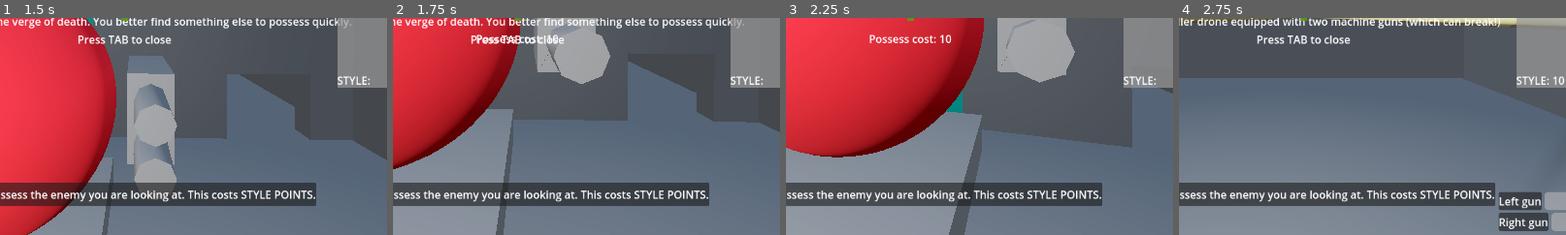
Above: before the commit, frames 1-4 (left to right).
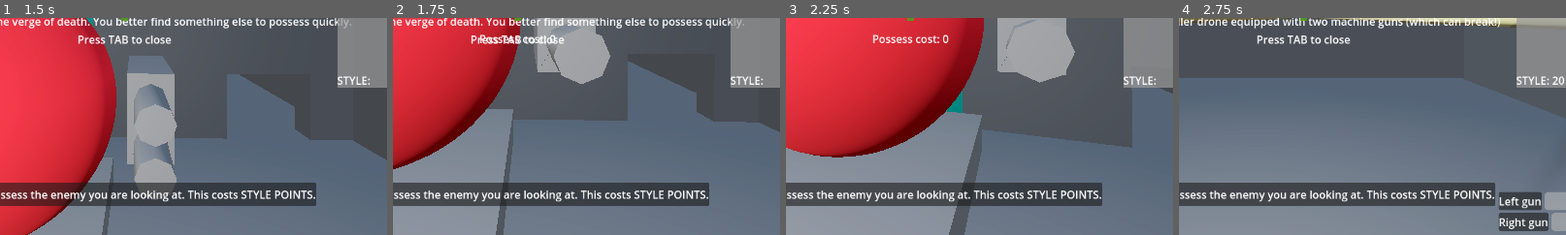
Above: after the commit, the same moments.

Repository: city-high-rider/soulswap
Game: Godot game, scene res://test_level.tscn
Two runs of this game, one before a commit and one after it. Both use one fixed random seed, a clock stepped at 60 frames per second and the inputs below. Sound files missing from this copy of the repository are replaced by a short silence.
Inputs (mouse positions are % of the whole screen's width and height, from its top left):
- Up to frame 1 (1.5 s): tap Enter at 0.5 s; move the mouse to (49, 52) at 0.52 s; hold W (forward) from 0.53 s (still down); tap F (possess) at 0.6, 1.35 s; tap Space (jump) at 0.77 s; move the mouse to (57, 51) at 1.27 s
- Up to frame 2 (1.75 s): keep holding W (forward); tap Space (jump) at 1.52 s
- Up to frame 3 (2.25 s): keep holding W (forward); tap F (possess) at 2 s; move the mouse to (42, 49) at 2.02 s; press the mouse at (42, 49) at 2.03 s
- Up to frame 4 (2.75 s): keep holding W (forward); tap F (possess) at 2.3 s
The pictures show only the part of the screen within x 34-84%, y 50-100%; the shares and areas given below are measured in that part.

Frame 1 is identical in both runs. In frame 2, 0.4% of the frame differs, in the area x 21-43%, y 7-12%; in frame 3, 0.6%; in frame 4, less than 0.1%.

Commit message:
tp player back up if they fall off level

Diff:
--- /dev/null
+++ b/interactive/tp-trigger.gd
@@ -0,0 +1,17 @@
+extends Node3D
+## This is a trigger volume that teleports the player back somewhere when they fall into it.
+## useful for platforming sections.
+
+## Area to use for collision.
+@export var trigger_area : Area3D
+## Place to teleport the player
+@export var tp_destination : Marker3D
+
+func _ready() -> void:
+	if trigger_area and !trigger_area.body_entered.is_connected(_on_enter_trigger):
+		trigger_area.body_entered.connect(_on_enter_trigger)
+
+
+func _on_enter_trigger(body) -> void:
+	if body is Shell and body == PlayerInfo.current_player_shell and tp_destination:
+		body.global_transform.origin = tp_destination.global_transform.origin
--- /dev/null
+++ b/interactive/tp-trigger.tscn
@@ -0,0 +1,6 @@
+[gd_scene load_steps=2 format=3 uid="uid://bdtj1l4cxv5j1"]
+
+[ext_resource type="Script" path="res://interactive/tp-trigger.gd" id="1_svjat"]
+
+[node name="tp-trigger" type="Node3D"]
+script = ExtResource("1_svjat")
--- a/test_level.tscn
+++ b/test_level.tscn
@@ -11,8 +11,8 @@
 [ext_resource type="PackedScene" uid="uid://br42dtyoaodv8" path="res://interactive/enemy_spawner.tscn" id="8_6grnl"]
 [ext_resource type="PackedScene" uid="uid://citqaeuav6del" path="res://shells/revenant.tscn" id="9_nenpd"]
 [ext_resource type="Material" uid="uid://ctir88q3d86hv" path="res://materials/orange_proto.tres" id="10_bbn6t"]
-[ext_resource type="PackedScene" uid="uid://cpqfimtyl8vh3" path="res://shells/drone.tscn" id="10_jsy2h"]
 [ext_resource type="Material" uid="uid://b5anjtaljnhvs" path="res://materials/dark_proto.tres" id="11_5c1ji"]
+[ext_resource type="PackedScene" uid="uid://bdtj1l4cxv5j1" path="res://interactive/tp-trigger.tscn" id="13_l8t4h"]
 
 [sub_resource type="ProceduralSkyMaterial" id="ProceduralSkyMaterial_obdej"]
 sky_horizon_color = Color(0.64625, 0.65575, 0.67075, 1)
@@ -49,6 +49,9 @@
 [sub_resource type="BoxShape3D" id="BoxShape3D_j8ask"]
 size = Vector3(2.53536, 1, 3.13774)
 
+[sub_resource type="BoxShape3D" id="BoxShape3D_cb86i"]
+size = Vector3(221.597, 1, 189.021)
+
 [node name="test_level" type="Node3D"]
 
 [node name="WorldEnvironment" type="WorldEnvironment" parent="."]
@@ -157,6 +160,7 @@
 
 [node name="Shell" parent="." instance=ExtResource("4_4aj81")]
 transform = Transform3D(1, 0, 0, 0, 1, 0, 0, 0, 1, -0.0506618, 1.77996, 1.35028)
+possess_cost = 0.0
 
 [node name="GhostMount" parent="Shell" index="3" node_paths=PackedStringArray("ghost")]
 ghost = NodePath("DummyGhost")
@@ -293,9 +297,22 @@
 [node name="Checkpoint3" parent="." instance=ExtResource("5_48qpn")]
 transform = Transform3D(1, 0, 0, 0, 1, 0, 0, 0, 1, 82.6284, -2.59507, 17.6081)
 
-[node name="Shell3" parent="." instance=ExtResource("10_jsy2h")]
-transform = Transform3D(1, 0, 0, 0, 1, 0, 0, 0, 1, 0.521103, 4.95184, 7.43138)
-visible = false
+[node name="tp-trigger" parent="." node_paths=PackedStringArray("trigger_area", "tp_destination") instance=ExtResource("13_l8t4h")]
+transform = Transform3D(1, 0, 0, 0, 1, 0, 0, 0, 1, 17.6809, -11.6207, 13.0793)
+trigger_area = NodePath("Area3D")
+tp_destination = NodePath("Marker3D")
+
+[node name="Area3D" type="Area3D" parent="tp-trigger"]
+transform = Transform3D(1, 0, 0, 0, 1, 0, 0, 0, 1, 0.31922, 2.06172, 5.69089)
+collision_layer = 0
+collision_mask = 4
+
+[node name="CollisionShape3D" type="CollisionShape3D" parent="tp-trigger/Area3D"]
+transform = Transform3D(1, 0, 0, 0, 1, 0, 0, 0, 1, 12.8671, -2.42699, 0)
+shape = SubResource("BoxShape3D_cb86i")
+
+[node name="Marker3D" type="Marker3D" parent="tp-trigger"]
+transform = Transform3D(1, 0, 0, 0, 1, 0, 0, 0, 1, -7.51411, 8.60205, 1.32485)
 
 [connection signal="all_enemies_killed" from="Encounter" to="SlidingDoor" method="_on_encounter_all_enemies_killed"]
 [connection signal="encounter_started" from="Encounter" to="SlidingDoor" method="_on_encounter_encounter_started"]
Not shown: 1 places in test_level.tscn that only renumber resources
